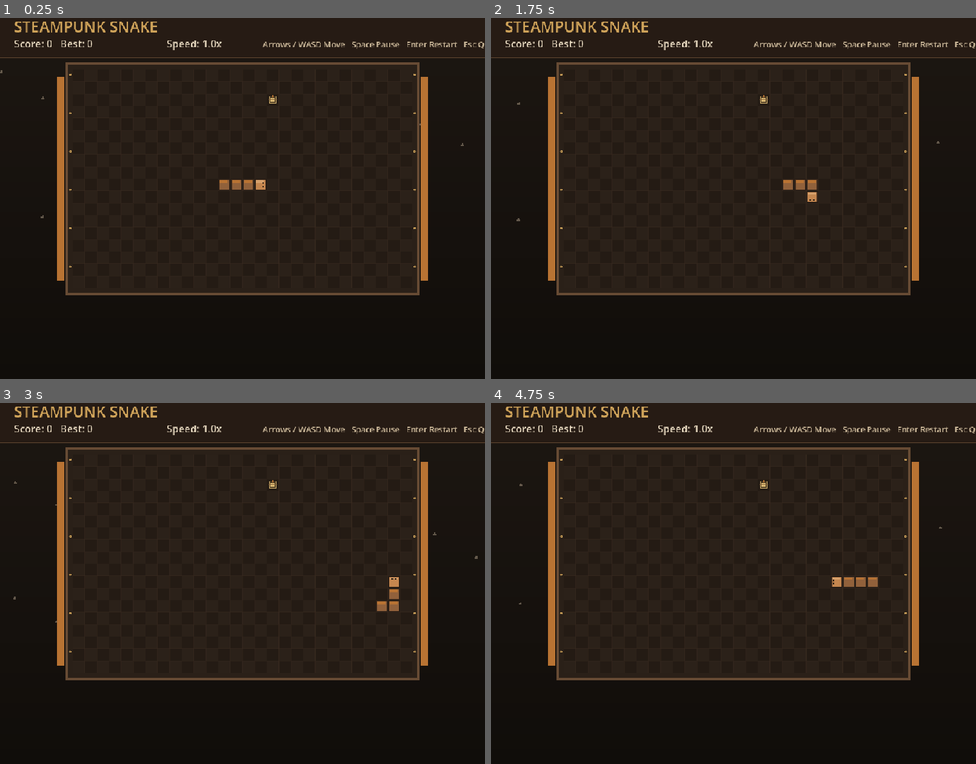
Above: before the commit, frames 1-4 (two rows, left to right).
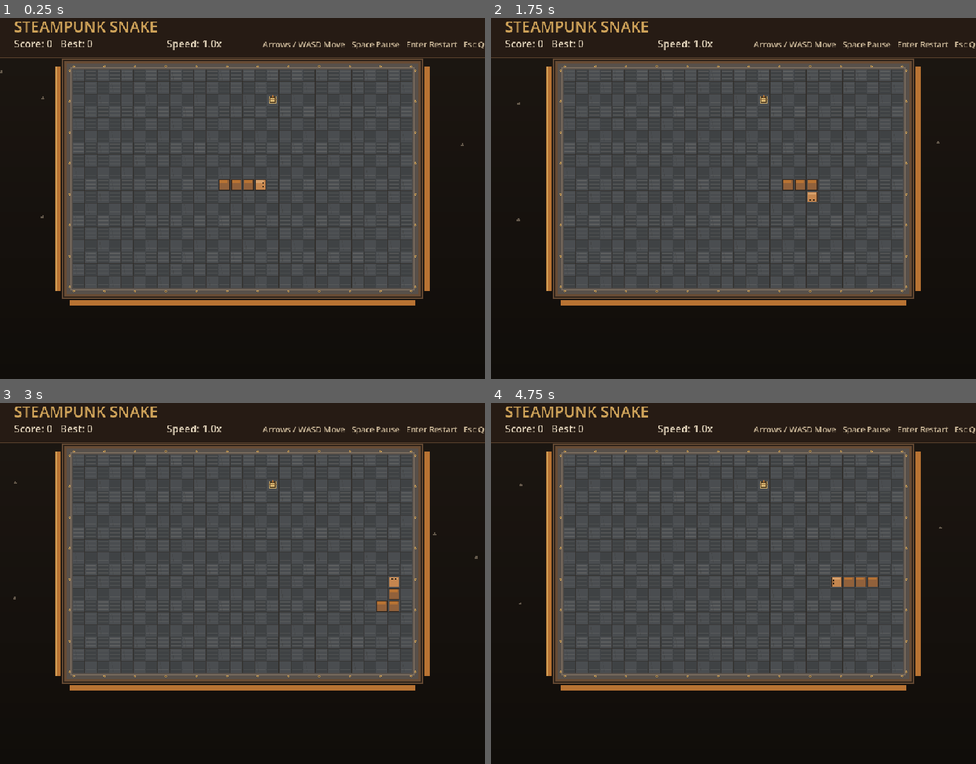
Above: after the commit, the same moments.

Repository: weitero/deja-brew
Game: Godot game, scene res://scenes/levels/snake_game.tscn
Two runs of this game, one before a commit and one after it. Both use one fixed random seed, a clock stepped at 60 frames per second and the inputs below.
Inputs:
- Up to frame 1 (0.25 s): no input
- Up to frame 2 (1.75 s): tap Enter at 0.5, 0.6 s; hold Right (ui_right) 0.53-1.28 s; tap Space at 0.77, 1.52 s; hold Down (ui_down) from 1.28 s (still down); tap Keypad Enter at 1.35 s
- Up to frame 3 (3 s): release Down (ui_down) at 2.03 s; hold Right (ui_right) 2.03-2.78 s; tap Enter at 2.1 s; hold Up (ui_up) from 2.78 s (still down); tap Keypad Enter at 2.85 s
- Up to frame 4 (4.75 s): tap Space at 3.02, 3.5, 3.77, 4.52 s; release Up (ui_up) at 3.53 s; hold Left (ui_left) from 3.53 s (still down); tap Enter at 3.6, 4.25 s; tap Keypad Enter at 4.35 s

The runs differ from the first frame. In frame 1, 47% of the frame differs, in the area x 11-89%, y 11-80%; in frame 2, 47%; in frame 3, 47%; in frame 4, 47%.

Commit message:
feat: enhance grid and machine frame visuals with improved colors and details

Diff:
--- a/scripts/systems/snake_game.gd
+++ b/scripts/systems/snake_game.gd
@@ -9,9 +9,13 @@
 const COLOR_BG_BOTTOM := Color("100d0a")
 const COLOR_PANEL := Color("2a2018")
 const COLOR_PANEL_EDGE := Color("674b34")
-const COLOR_GRID_A := Color("241b14")
-const COLOR_GRID_B := Color("2b2119")
-const COLOR_GRID_LINE := Color(0.23, 0.17, 0.13, 0.35)
+const COLOR_GRID_A := Color("4a4d50")
+const COLOR_GRID_B := Color("3f4244")
+const COLOR_GRID_LINE := Color(0.18, 0.16, 0.14, 0.55)
+const COLOR_METAL_BRUSH := Color(0.79, 0.77, 0.72, 0.20)
+const COLOR_METAL_SHADOW := Color(0.18, 0.17, 0.16, 0.22)
+const COLOR_WALL_METAL := Color("57504a")
+const COLOR_WALL_LIP := Color("7a6c5e")
 const COLOR_COPPER := Color("b87333")
 const COLOR_BRASS := Color("d0a45a")
 const COLOR_STEAM := Color("d7c3a6", 0.4)
@@ -195,21 +199,52 @@
 		draw_rect(Rect2(px + 2, py - 2, 3, 2), COLOR_STEAM, true)
 
 func draw_machine_frame() -> void:
-	var outer := Rect2(board_origin - Vector2(14, 14), board_size + Vector2(28, 28))
-	draw_rect(outer, COLOR_PANEL_EDGE, true)
-	draw_rect(Rect2(outer.position + Vector2(4, 4), outer.size - Vector2(8, 8)), COLOR_PANEL, true)
-
-	var left_pipe := Rect2(outer.position.x - 18, outer.position.y + 28, 14, outer.size.y - 56)
-	var right_pipe := Rect2(outer.end.x + 4, outer.position.y + 28, 14, outer.size.y - 56)
+	var frame_outer := Rect2(board_origin - Vector2(22, 22), board_size + Vector2(44, 44))
+	var wall_rect := Rect2(board_origin - Vector2(12, 12), board_size + Vector2(24, 24))
+	var inner_lip := Rect2(board_origin - Vector2(4, 4), board_size + Vector2(8, 8))
+
+	draw_rect(frame_outer, COLOR_PANEL_EDGE, true)
+	draw_rect(wall_rect, COLOR_WALL_METAL, true)
+	draw_rect(inner_lip, COLOR_WALL_LIP, false, 2.0)
+	draw_rect(Rect2(frame_outer.position + Vector2(4, 4), frame_outer.size - Vector2(8, 8)), COLOR_PANEL, false, 1.0)
+
+	var left_pipe := Rect2(frame_outer.position.x - 12, frame_outer.position.y + 16, 10, frame_outer.size.y - 32)
+	var right_pipe := Rect2(frame_outer.end.x + 2, frame_outer.position.y + 16, 10, frame_outer.size.y - 32)
+	var top_pipe := Rect2(frame_outer.position.x + 16, frame_outer.position.y - 12, frame_outer.size.x - 32, 10)
+	var bottom_pipe := Rect2(frame_outer.position.x + 16, frame_outer.end.y + 2, frame_outer.size.x - 32, 10)
+
 	draw_rect(left_pipe, COLOR_COPPER, true)
 	draw_rect(right_pipe, COLOR_COPPER, true)
-
-	for i: int in range(6):
-		var rivet_y: float = outer.position.y + 24.0 + float(i) * floor(outer.size.y / 6.0)
-		draw_circle(Vector2(outer.position.x + 9, rivet_y), 2.0, COLOR_BRASS)
-		draw_circle(Vector2(outer.end.x - 9, rivet_y), 2.0, COLOR_BRASS)
-		draw_circle(Vector2(outer.position.x + 9, rivet_y), 0.8, COLOR_PANEL)
-		draw_circle(Vector2(outer.end.x - 9, rivet_y), 0.8, COLOR_PANEL)
+	draw_rect(top_pipe, COLOR_COPPER, true)
+	draw_rect(bottom_pipe, COLOR_COPPER, true)
+
+	# Pipe highlights and seams to fake cylindrical metal.
+	draw_line(Vector2(left_pipe.position.x + 2, left_pipe.position.y), Vector2(left_pipe.position.x + 2, left_pipe.end.y), COLOR_BRASS, 1.0)
+	draw_line(Vector2(right_pipe.position.x + 2, right_pipe.position.y), Vector2(right_pipe.position.x + 2, right_pipe.end.y), COLOR_BRASS, 1.0)
+	draw_line(Vector2(top_pipe.position.x, top_pipe.position.y + 2), Vector2(top_pipe.end.x, top_pipe.position.y + 2), COLOR_BRASS, 1.0)
+	draw_line(Vector2(bottom_pipe.position.x, bottom_pipe.position.y + 2), Vector2(bottom_pipe.end.x, bottom_pipe.position.y + 2), COLOR_BRASS, 1.0)
+
+	var rivet_count_x := 12
+	for i: int in range(rivet_count_x):
+		var t := float(i) / float(rivet_count_x - 1)
+		var rx := lerpf(wall_rect.position.x + 14.0, wall_rect.end.x - 14.0, t)
+		var top_rivet := Vector2(rx, wall_rect.position.y + 6.0)
+		var bottom_rivet := Vector2(rx, wall_rect.end.y - 6.0)
+		draw_circle(top_rivet, 2.3, COLOR_BRASS)
+		draw_circle(bottom_rivet, 2.3, COLOR_BRASS)
+		draw_circle(top_rivet, 0.9, COLOR_PANEL)
+		draw_circle(bottom_rivet, 0.9, COLOR_PANEL)
+
+	var rivet_count_y := 8
+	for j: int in range(rivet_count_y):
+		var u := float(j) / float(rivet_count_y - 1)
+		var ry := lerpf(wall_rect.position.y + 14.0, wall_rect.end.y - 14.0, u)
+		var left_rivet := Vector2(wall_rect.position.x + 6.0, ry)
+		var right_rivet := Vector2(wall_rect.end.x - 6.0, ry)
+		draw_circle(left_rivet, 2.3, COLOR_BRASS)
+		draw_circle(right_rivet, 2.3, COLOR_BRASS)
+		draw_circle(left_rivet, 0.9, COLOR_PANEL)
+		draw_circle(right_rivet, 0.9, COLOR_PANEL)
 
 func draw_grid() -> void:
 	for y in GRID_SIZE.y:
@@ -217,6 +252,26 @@
 			var cell_pos := board_origin + Vector2(x * CELL_SIZE, y * CELL_SIZE)
 			var base_color := COLOR_GRID_A if ((x + y) % 2 == 0) else COLOR_GRID_B
 			draw_rect(Rect2(cell_pos, Vector2(CELL_SIZE, CELL_SIZE)), base_color, true)
+
+			var streak_seed := float((x * 13 + y * 29) % 5)
+			for s: int in range(3):
+				var sy := cell_pos.y + 4.0 + float(s) * 7.0
+				var alpha := 0.09 + streak_seed * 0.02
+				draw_line(
+					Vector2(cell_pos.x + 2.0, sy),
+					Vector2(cell_pos.x + float(CELL_SIZE) - 2.0, sy),
+					Color(COLOR_METAL_BRUSH.r, COLOR_METAL_BRUSH.g, COLOR_METAL_BRUSH.b, alpha),
+					1.0
+				)
+
+			if ((x * 7 + y * 3) % 4) == 0:
+				draw_line(
+					Vector2(cell_pos.x + 5.0, cell_pos.y + 3.0),
+					Vector2(cell_pos.x + 8.0, cell_pos.y + float(CELL_SIZE) - 3.0),
+					COLOR_METAL_SHADOW,
+					1.0
+				)
+
 			draw_rect(Rect2(cell_pos, Vector2(CELL_SIZE, CELL_SIZE)), COLOR_GRID_LINE, false, 1.0)
 
 func draw_food() -> void:
